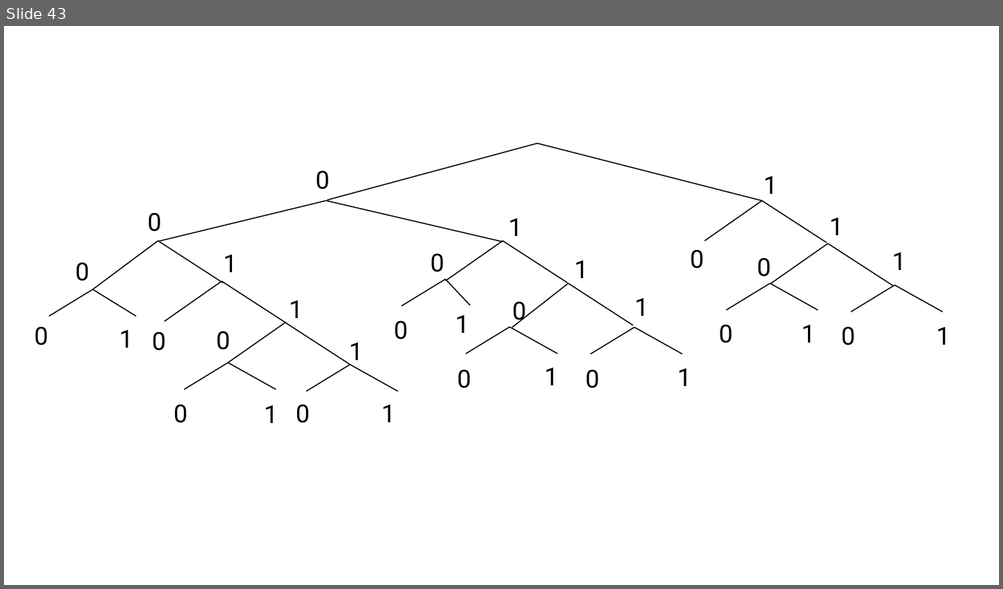
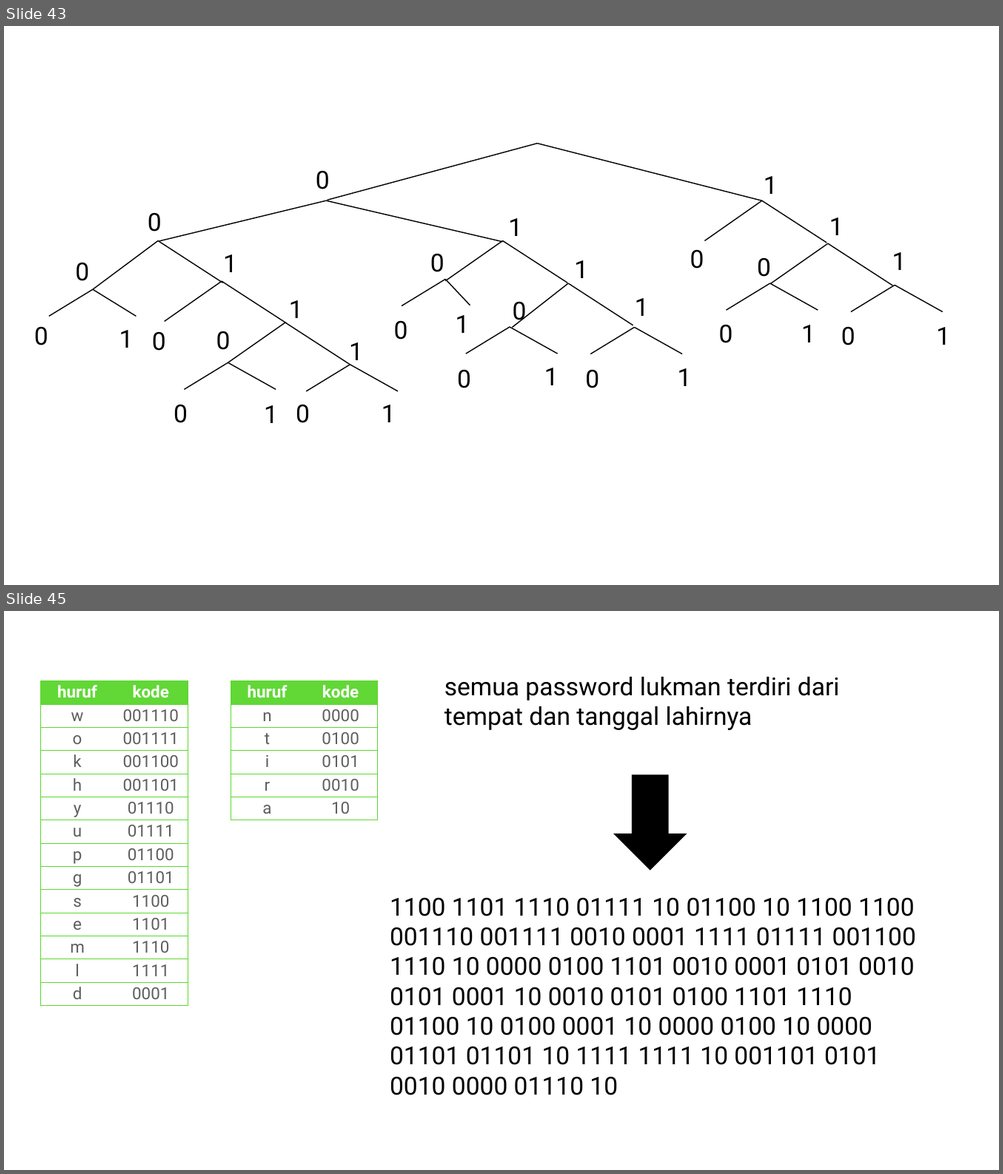
Before and after one commit to DentAlpha/Latihan-6-EL2208-PMC, a slide deck: Latihan 6.pptx. Shown one above the other, each under a label of ours: slide 43 before the commit, slides 43 and 45 after it; the slides between them are not shown. The pictures are 1003x589 and 1003x1174 pixels, drawn with LibreOffice and Linux fonts; fonts in the diff are those of the drawing. Boxes give left, top, right and bottom in pixels: in the first picture for what was removed or moved away, otherwise in the second. Text is boxed around its words. In the diff, an @@ line names an element or a change of style, - is before the commit and + after.

```diff
--- a/Latihan 6.pptx
+++ b/Latihan 6.pptx
@@ slide 45 added at [4,611,999,1170], background #FFFFFF @@
@@ text added at [444,676,839,730], 48 pt, text #000000 @@
+semua password lukman terdiri dari tempat dan tanggal lahirnya
@@ table added at [40,681,188,1011], 14 rows, 2 columns @@
+huruf | kode
+w | 001110
+o | 001111
+k | 001100
+h | 001101
+y | 01110
+u | 01111
+p | 01100
+g | 01101
+s | 1100
+e | 1101
+m | 1110
+l | 1111
+d | 0001
@@ table added at [230,681,377,823], 6 rows, 2 columns @@
+huruf | kode
+n | 0000
+t | 0100
+i | 0101
+r | 0010
+a | 10
@@ down arrow added at [613,775,687,871], fill #000000 @@
@@ text added at [390,897,916,1096], 48 pt, text #000000 @@
+1100 1101 1110 01111 10 01100 10 1100 1100 001110 001111 0010 0001 1111 01111 001100 1110 10 0000 0100 1101 0010 0001 0101 0010 0101 0001 10 0010 0101 0100 1101 1110 01100 10 0100 0001 10 0000 0100 10 0000 01101 01101 10 1111 1111 10 001101 0101 0010 0000 01110 10
```
Also in this commit, not shown: 1 slide changed.
